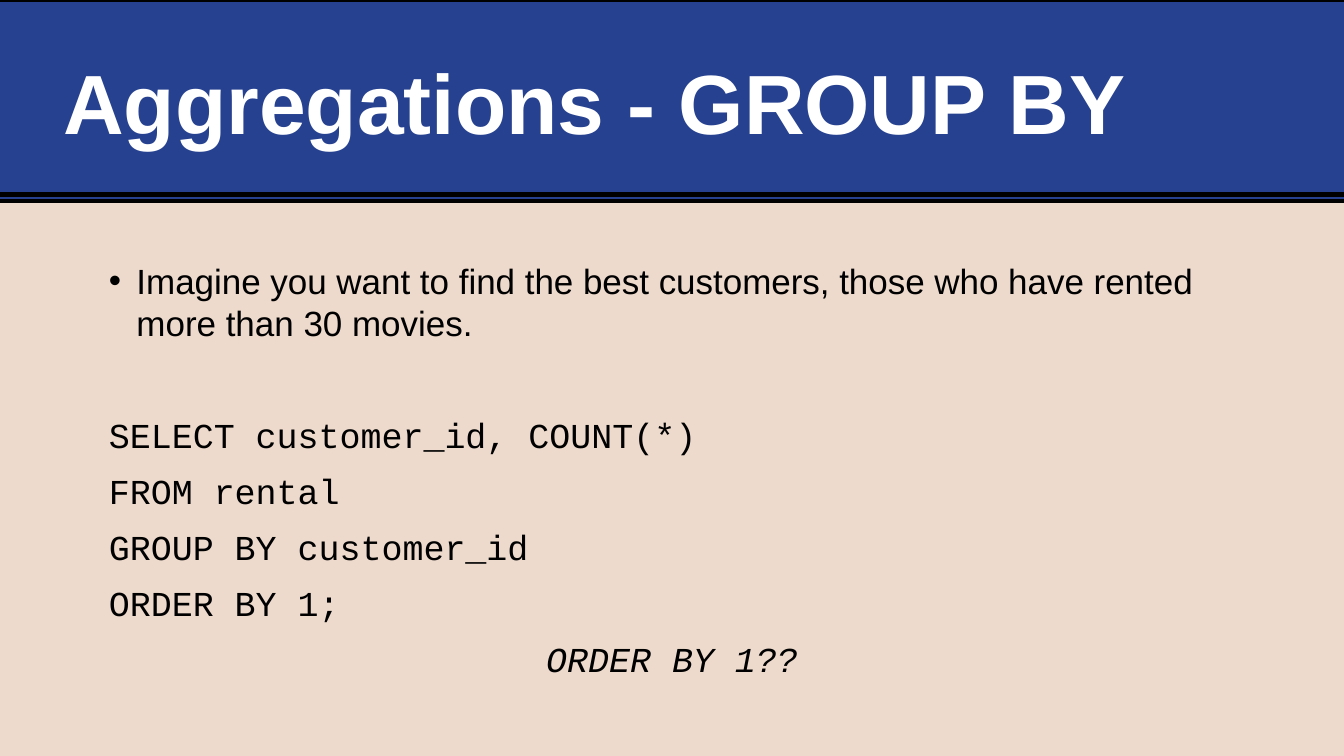
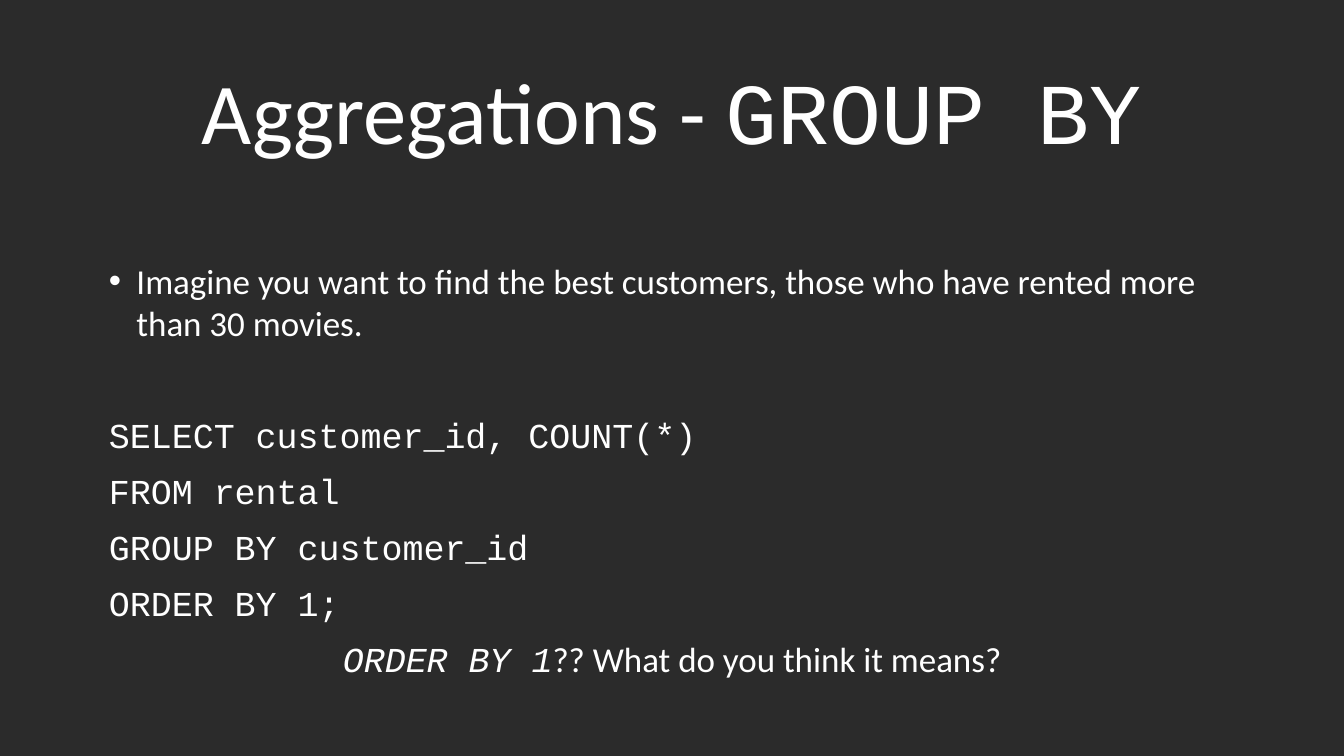
Before and after one commit to life-efficient/Data-Engineering, a slide deck: slide 11 of 2. SQL/4. Aggregations/4. SQL Data Analysis - Aggregations, Function, Flow Control.pptx (slide 10 before the commit). Drawn at 1344x756 pixels with LibreOffice and Linux fonts; fonts in the diff are those of the drawing; background and template pictures are left out; a plain dark background stands for a picture behind light text. Boxes give left, top, right and bottom in pixels: in the first picture for what was removed or moved away, otherwise in the second. Text is boxed around its words. In the diff, an @@ line names an element or a change of style, - is before the commit and + after.

```diff
--- a/2. SQL/4. Aggregations/4. SQL Data Analysis - Aggregations, Function, Flow Control.pptx
+++ b/2. SQL/4. Aggregations/4. SQL Data Analysis - Aggregations, Function, Flow Control.pptx
@@ background #EDDACC to picture (left out) @@
@@ rectangle removed at (0,0,1344,201) @@
@@ title "Aggregations - GROUP BY" at (202,84,1142,159): size 60 to 61.9 pt, bold off; font Arial to Calibri in "Aggregations -"; font Arial to Courier New in "GROUP BY"; alignment left to centre; vertical alignment middle to bottom @@
@@ line removed from (0, 195) to (1344, 195) @@
@@ text at (109,269,1195,623): font Arial to Calibri in "Imagine you want to find the best ..."; text colour #000000 to #FFFFFF in "Imagine you want to find the best ...", "SELECT customer_id, COUNT(*)", "FROM rental", "GROUP BY customer_id" and 1 more places @@
@@ text at (343,647,1001,678): text changed; font Courier New to Calibri; text colour #000000 to #FFFFFF; italic off @@
-ORDER BY 1??
+ORDER BY 1?? What do you think it means?
```
Also in this commit, not shown: 19 other slides changed, 5 slides added, 4 slides removed, 9 other files.
